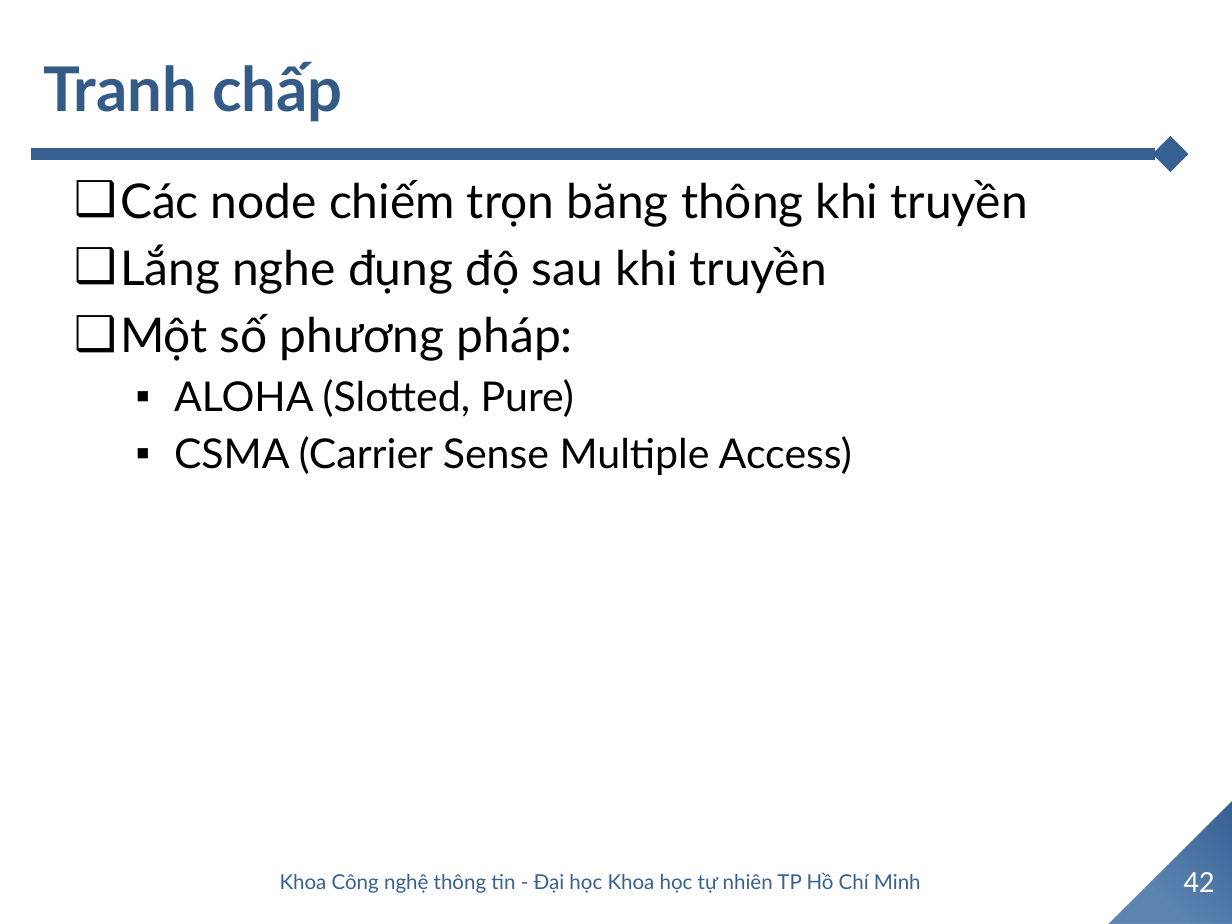
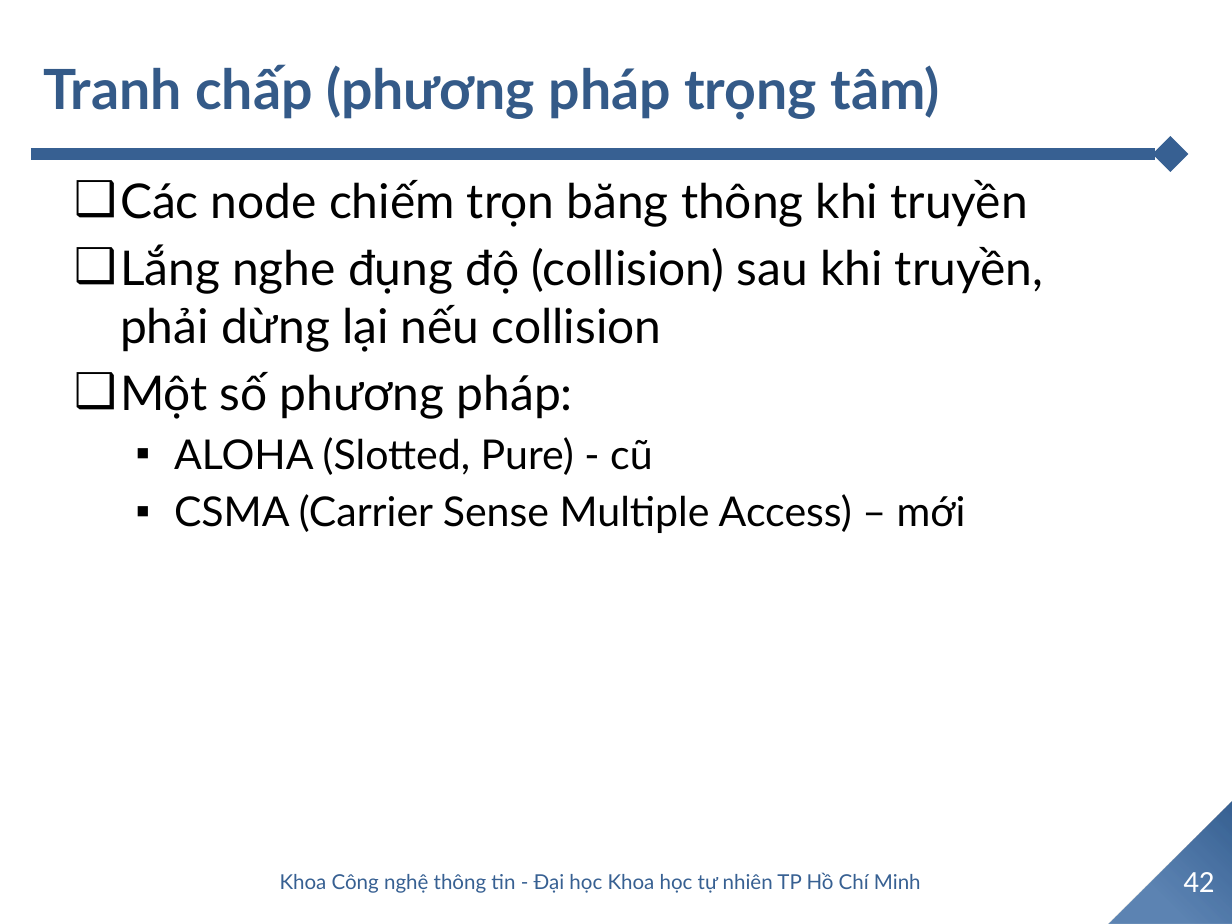
Before and after one commit to TommyandTina/Linux-Lab, a slide deck: slide 42 of APR-2024/0404/06a. Link layer.pptx. Drawn at 1232x924 pixels with LibreOffice and Linux fonts; fonts in the diff are those of the drawing; background and template pictures are left out. Boxes give left, top, right and bottom in pixels: in the first picture for what was removed or moved away, otherwise in the second. Text is boxed around its words. In the diff, an @@ line names an element or a change of style, - is before the commit and + after.

```diff
--- a/APR-2024/0404/06a. Link layer.pptx
+++ b/APR-2024/0404/06a. Link layer.pptx
@@ title at (x1=43, y1=64, x2=940, y2=120): text changed; size 36 to 32.4 pt @@
-Tranh chấp
+Tranh chấp (phương pháp trọng tâm)
@@ text at (x1=120, y1=244, x2=1043, y2=352): text changed @@
-❑ Lắng nghe đụng độ sau khi truyền
+❑ Lắng nghe đụng độ (collision) sau khi truyền, phải dừng lại nếu collision
@@ text at (x1=174, y1=437, x2=966, y2=533): text changed @@
-  ▪ ALOHA (Slotted, Pure)
-  ▪ CSMA (Carrier Sense Multiple Access)
+  ▪ ALOHA (Slotted, Pure) - cũ
+  ▪ CSMA (Carrier Sense Multiple Access) – mới
```
Also in this commit, not shown: 34 other slides changed, 26 other files.
